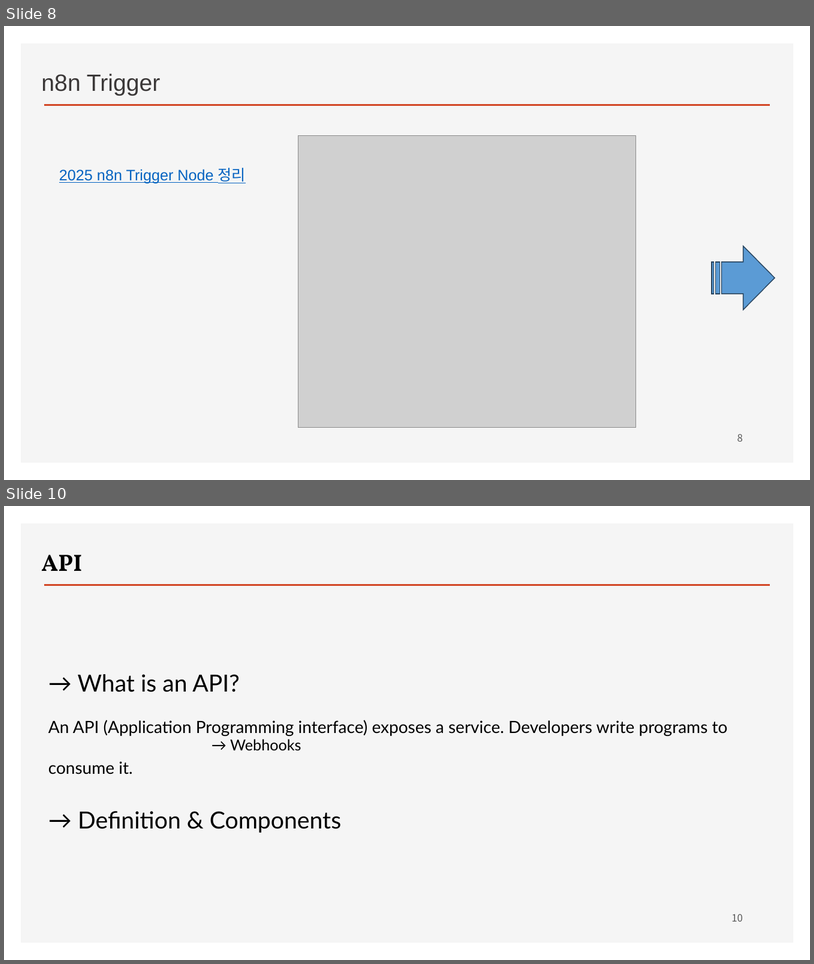
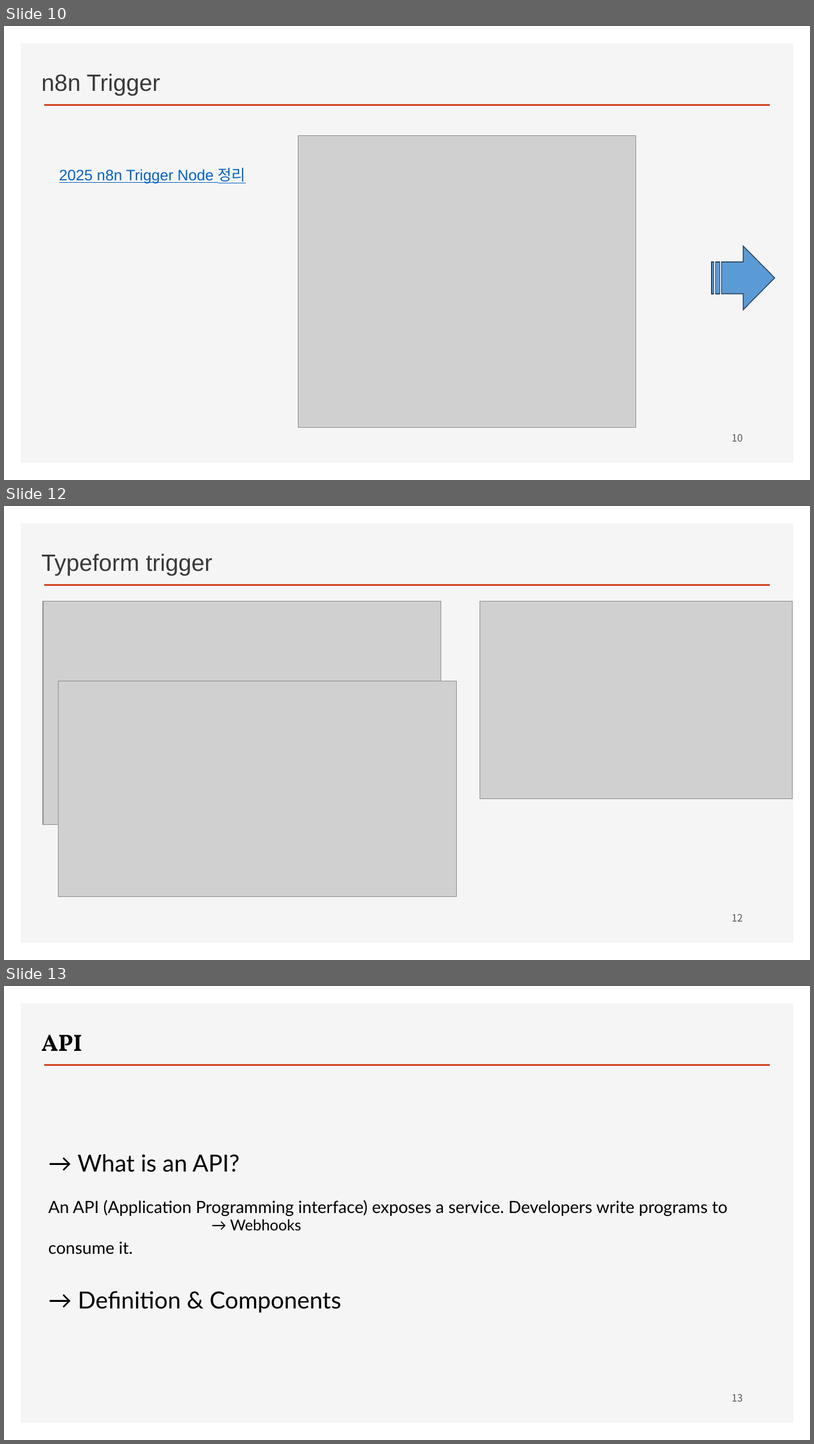
Before and after one commit to ancestor9/2026_Fall_AI-Workflow, a slide deck: PPTs/04_AI Workflow_n8n.pptx. Shown one above the other, each under a label of ours: slides 8 and 10 before the commit, slides 10, 12 and 13 after it; the slides between them are not shown. The pictures are 814x964 and 814x1444 pixels, drawn with LibreOffice and Linux fonts; fonts in the diff are those of the drawing; grey boxes stand for pictures; background and template pictures are left out. Boxes give left, top, right and bottom in pixels: in the first picture for what was removed or moved away, otherwise in the second. Text is boxed around its words. In the diff, an @@ line names an element or a change of style, - is before the commit and + after.

```diff
--- a/PPTs/04_AI Workflow_n8n.pptx
+++ b/PPTs/04_AI Workflow_n8n.pptx
@@ slide 12 added at [4, 506, 810, 960], background #FFFFFF; not listed: 2 template elements that a slide beside it also shows @@
@@ text added at [41, 553, 213, 576], 28 pt, text #3B3838 @@
+Typeform trigger
@@ picture added at [43, 601, 441, 825] @@
@@ picture added at [480, 601, 793, 799] @@
@@ picture added at [59, 681, 457, 896] @@
@@ page number added at [732, 913, 743, 921], 12 pt, text #595959 @@
+12
@@ what was slide 8 is now slide 10 @@
@@ page number at [732, 433, 743, 441]: text changed @@
-8
+10
@@ what was slide 10 is now slide 13 @@
@@ page number at [732, 1393, 743, 1401]: text changed @@
-10
+13
```
Also in this commit, not shown: 2 slides changed, 6 other slides added.
